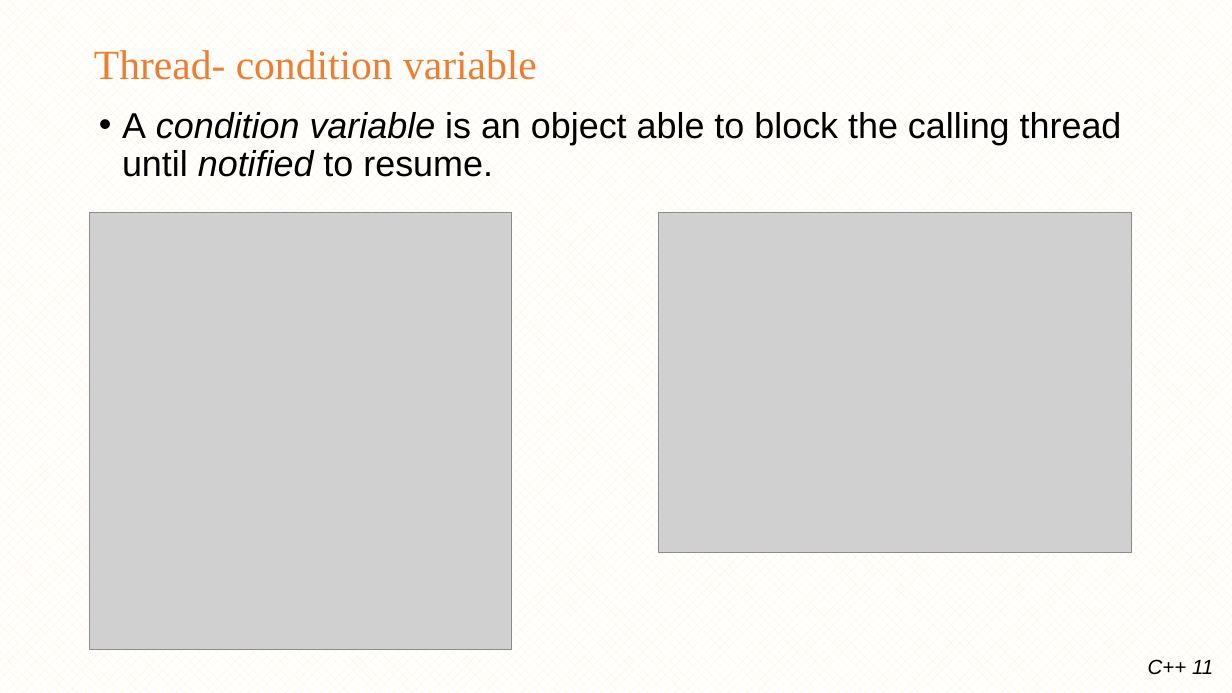
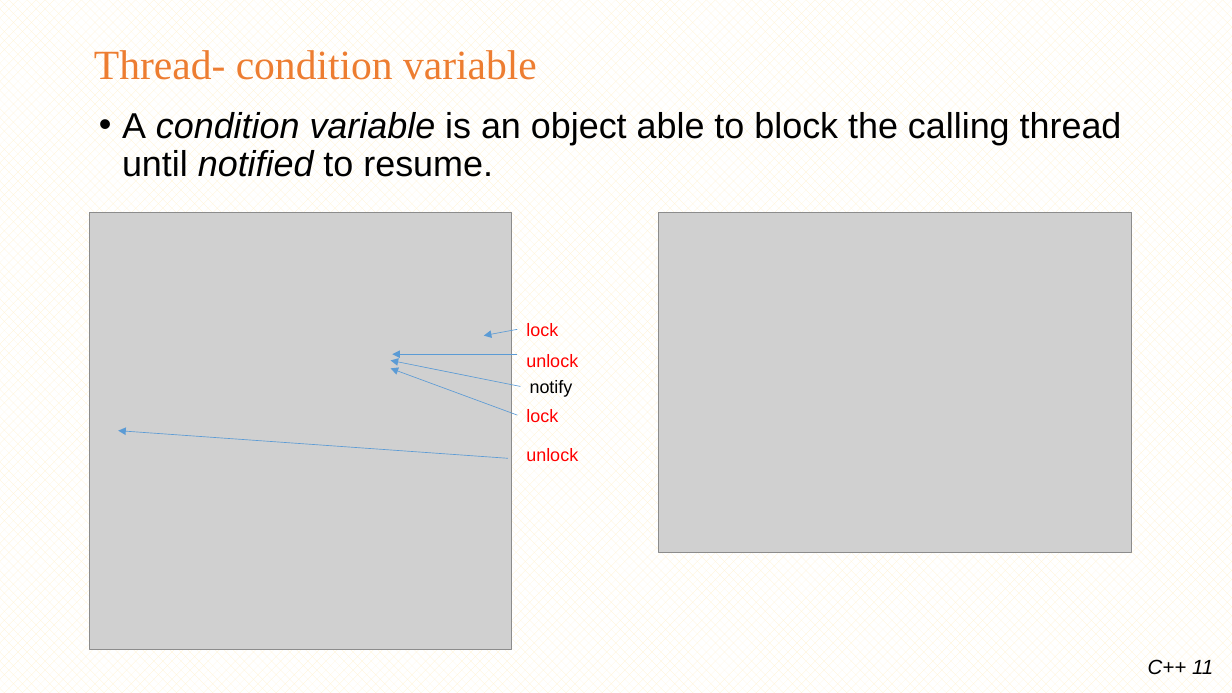
Before and after one commit to minhthedt/hello-world, a slide deck: slide 43 of Training/LG_Training_C++11.pptx. Drawn at 1232x693 pixels with LibreOffice and Linux fonts; fonts in the diff are those of the drawing; grey boxes stand for pictures; background and template pictures are left out. Boxes give left, top, right and bottom in pixels: in the first picture for what was removed or moved away, otherwise in the second. Text is boxed around its words. In the diff, an @@ line names an element or a change of style, - is before the commit and + after.

Commit message:
update thread c11

```diff
--- a/Training/LG_Training_C++11.pptx
+++ b/Training/LG_Training_C++11.pptx
@@ arrow added from (518, 329) to (484, 335), #5B9BD5 0.5 pt @@
@@ text added at [526, 323, 558, 337], 14 pt, text #FF0000 @@
+lock
@@ arrow added from (518, 354) to (393, 354), #5B9BD5 0.5 pt @@
@@ text added at [526, 354, 578, 368], 14 pt, text #FF0000 @@
+unlock
@@ arrow added from (518, 415) to (391, 369), #5B9BD5 0.5 pt @@
@@ arrow added from (520, 386) to (391, 360), #5B9BD5 0.5 pt @@
@@ text added at [530, 380, 573, 397], 14 pt, text #000000 @@
+notify
@@ text added at [526, 409, 558, 422], 14 pt, text #FF0000 @@
+lock
@@ arrow added from (508, 458) to (118, 431), #5B9BD5 0.5 pt @@
@@ text added at [526, 448, 578, 461], 14 pt, text #FF0000 @@
+unlock
```
Also in this commit, not shown: 10 other files.
